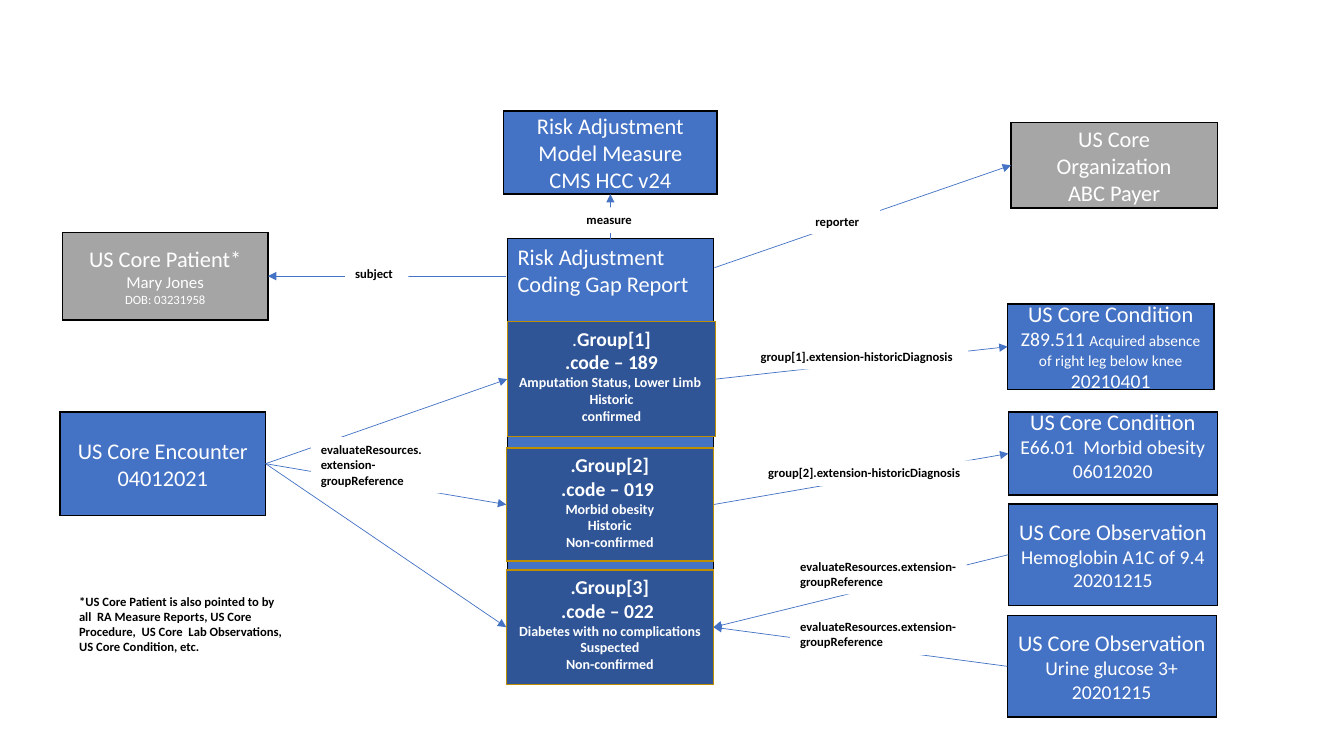
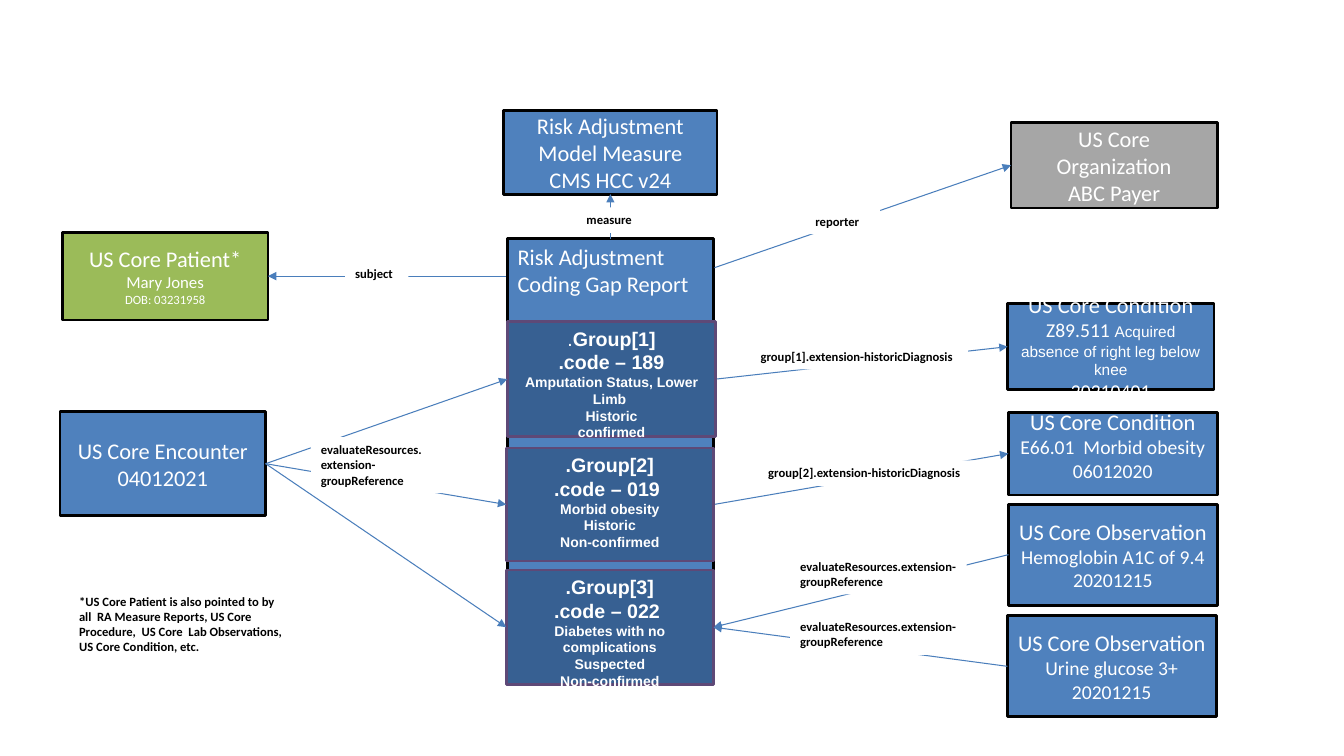
Before and after one commit to HL7/davinci-ra, a slide deck: slide 14 of input/images/Source/Risk Adjustment Images.pptx (slide 8 before the commit). Drawn at 1344x756 pixels with LibreOffice and Linux fonts; fonts in the diff are those of the drawing. Boxes give left, top, right and bottom in pixels: in the first picture for what was removed or moved away, otherwise in the second. Text is boxed around its words. In the diff, an @@ line names an element or a change of style, - is before the commit and + after.

Commit message:
updated guidance, new resource image and source file, updated evidenceStatus with the updated value set codes

```diff
--- a/input/images/Source/Risk Adjustment Images.pptx
+++ b/input/images/Source/Risk Adjustment Images.pptx
@@ arrow (715, 268) - (1011, 165): stroke #4472C4 0.5 pt to #4B7EBC 0.75 pt @@
@@ arrow (611, 239) - (611, 195): stroke #4472C4 0.5 pt to #4B7EBC 0.75 pt @@
@@ rectangle "US Core Patient*" at (63,232,268,320): fill #A5A5A5 to #9BBB59; outline #000000 1 pt to #000000 2 pt @@
@@ arrow (506, 276) - (268, 276): stroke #4472C4 0.5 pt to #4B7EBC 0.75 pt @@
@@ text in rectangle at (1021,323,1200,375): font Calibri to Arial in "Acquired absence of right leg below knee" @@
@@ arrow (716, 379) - (1008, 347): stroke #4472C4 0.5 pt to #4B7EBC 0.75 pt @@
@@ arrow (266, 464) - (507, 379): stroke #4472C4 0.5 pt to #4B7EBC 0.75 pt @@
@@ arrow (266, 464) - (506, 505): stroke #4472C4 0.5 pt to #4B7EBC 0.75 pt @@
@@ arrow (266, 464) - (506, 627): stroke #4472C4 0.5 pt to #4B7EBC 0.75 pt @@
@@ arrow (714, 505) - (1008, 454): stroke #4472C4 0.5 pt to #4B7EBC 0.75 pt @@
@@ arrow (1008, 555) - (714, 627): stroke #4472C4 0.5 pt to #4B7EBC 0.75 pt @@
@@ font Calibri to Arial; fill #2F5597 to #376092; outline #BD8E00 1 pt to #5F4A78 2 pt in 3 elements at (506,448,714,561), (507,322,716,437), (506,571,714,685) @@
@@ arrow (1007, 666) - (714, 627): stroke #4472C4 0.5 pt to #4B7EBC 0.75 pt @@
@@ fill #4472C4 to #4F81BD; outline #000000 1 pt to #000000 2 pt in 7 elements at (1008,412,1217,495), (508,239,714,683), (1008,303,1215,389), (504,111,718,195), (60,412,266,516), (1008,504,1217,605), (1007,616,1216,717) @@
```
Also in this commit, not shown: 3 slides added, 4 other files.
